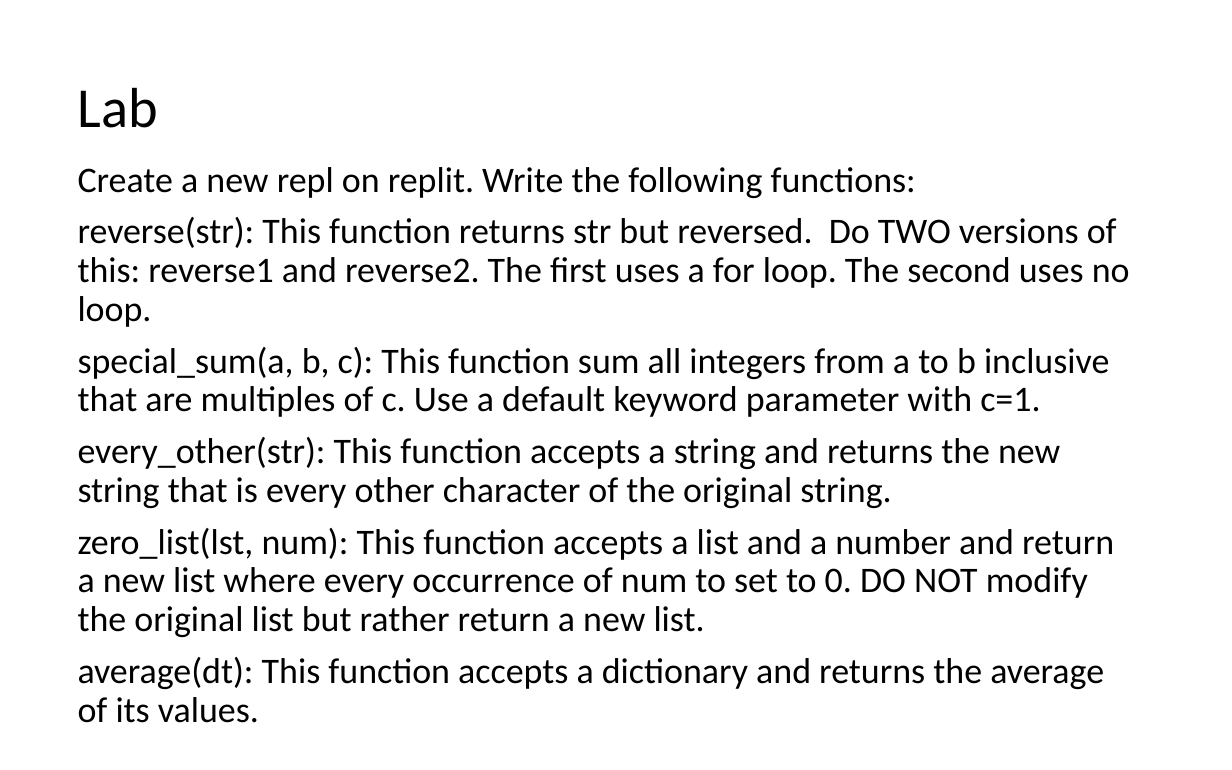
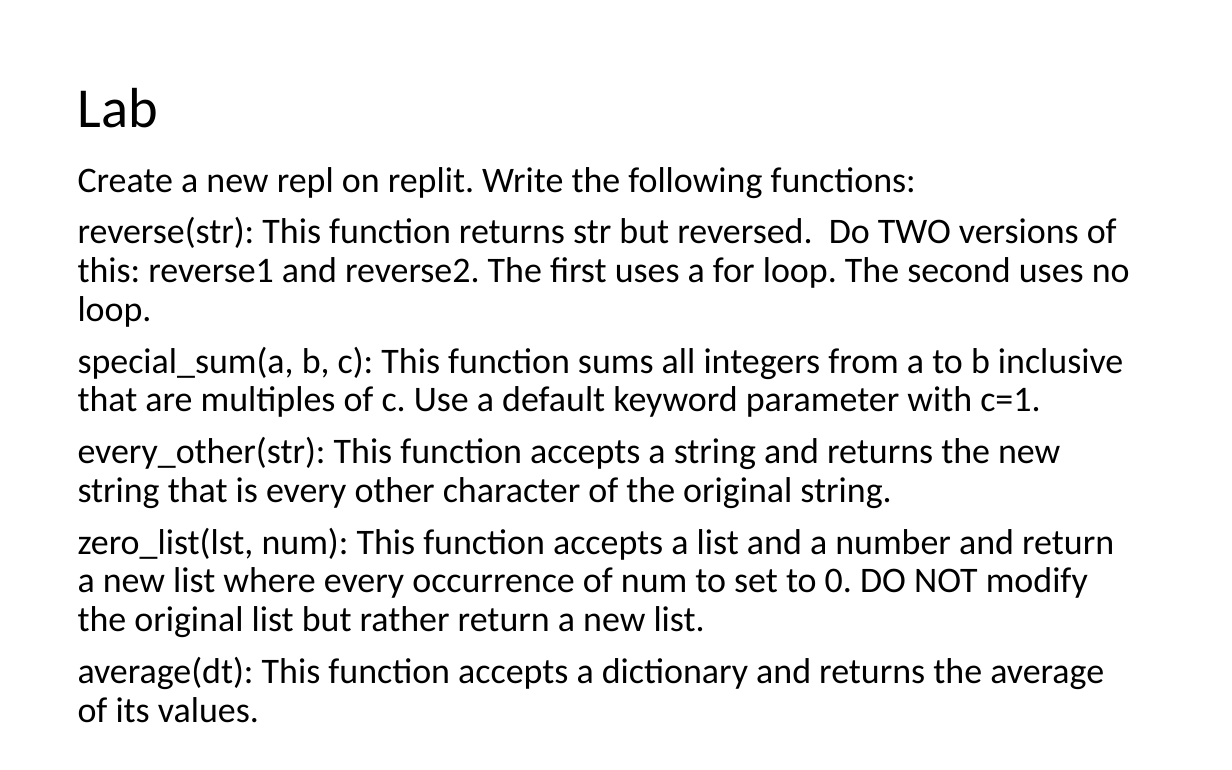
Before and after one commit to LongBaoNguyen/longbaonguyen.github.io, a slide deck: slide 32 of courses/apcsp/lect8.pptx. Drawn at 1232x770 pixels with LibreOffice and Linux fonts; fonts in the diff are those of the drawing. Boxes give left, top, right and bottom in pixels: in the first picture for what was removed or moved away, otherwise in the second. Text is boxed around its words. In the diff, an @@ line names an element or a change of style, - is before the commit and + after.

```diff
--- a/courses/apcsp/lect8.pptx
+++ b/courses/apcsp/lect8.pptx
@@ text at <box>78,347,1123,417</box>: text changed @@
-special_sum(a, b, c): This function sum all integers from a to b inclusive that are multiples of c. Use a default keyword parameter with c=1.
+special_sum(a, b, c): This function sums all integers from a to b inclusive that are multiples of c. Use a default keyword parameter with c=1.
```
Also in this commit, not shown: 2 other files.
